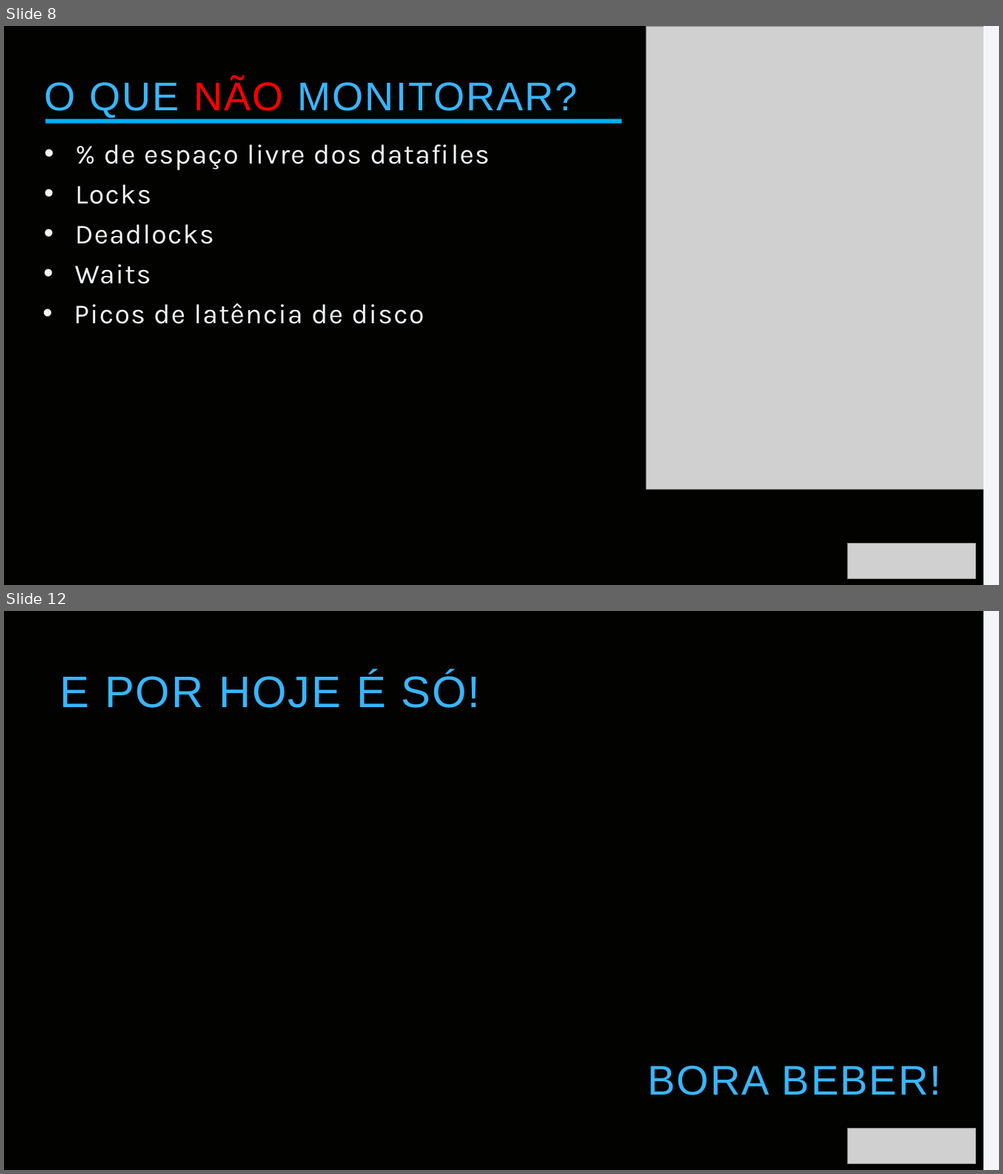
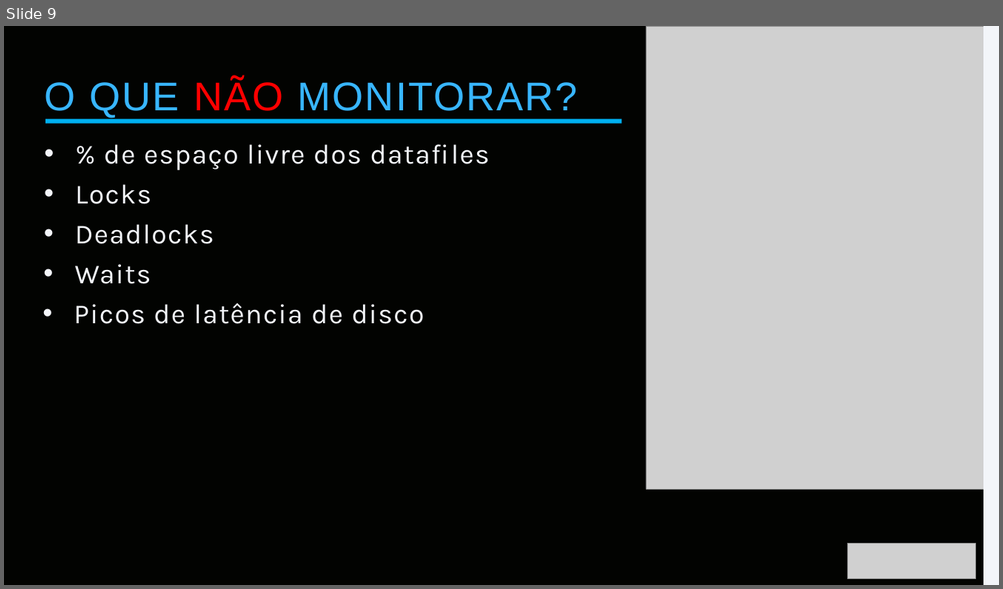
Before and after one commit to datatuning/meetup17_MonitoriaSQLServer, a slide deck: Meetup17_MonitoriaSQLServer.pptx. Shown one above the other, each under a label of ours: slides 8 and 12 before the commit, slide 9 after it; the slides between them are not shown. The pictures are 1003x1174 and 1003x589 pixels, drawn with LibreOffice and Linux fonts; fonts in the diff are those of the drawing; grey boxes stand for pictures. Boxes give left, top, right and bottom in pixels: in the first picture for what was removed or moved away, otherwise in the second. Text is boxed around its words. In the diff, an @@ line names an element or a change of style, - is before the commit and + after.

```diff
--- a/Meetup17_MonitoriaSQLServer.pptx
+++ b/Meetup17_MonitoriaSQLServer.pptx
@@ slide 12 removed at [4,611,999,1170], background #020301 @@
@@ rectangle removed at [983,611,999,1170] @@
@@ text removed at [60,672,481,708] @@
-E POR HOJE É SÓ!
@@ text removed at [647,1066,941,1096] @@
-BORA BEBER!
@@ picture removed at [847,1129,975,1164] @@
@@ what was slide 8 is now slide 9 @@
```
Also in this commit, not shown: 1 slide changed, 5 slides added, 3 other slides removed.
